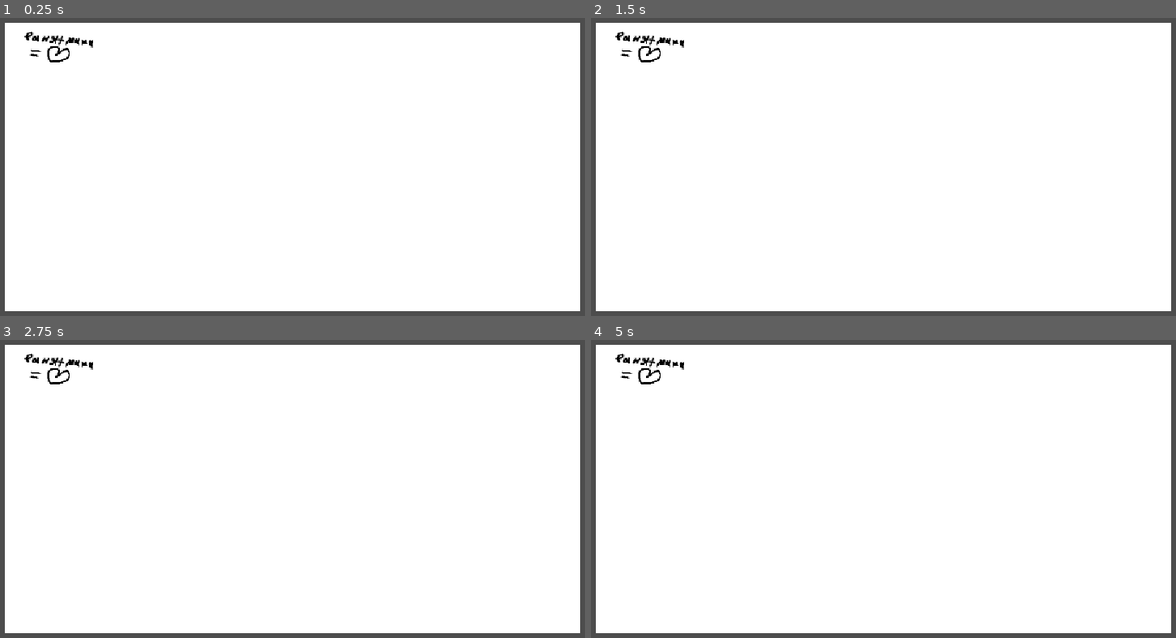
Above: before the commit, frames 1-4 (two rows, left to right).
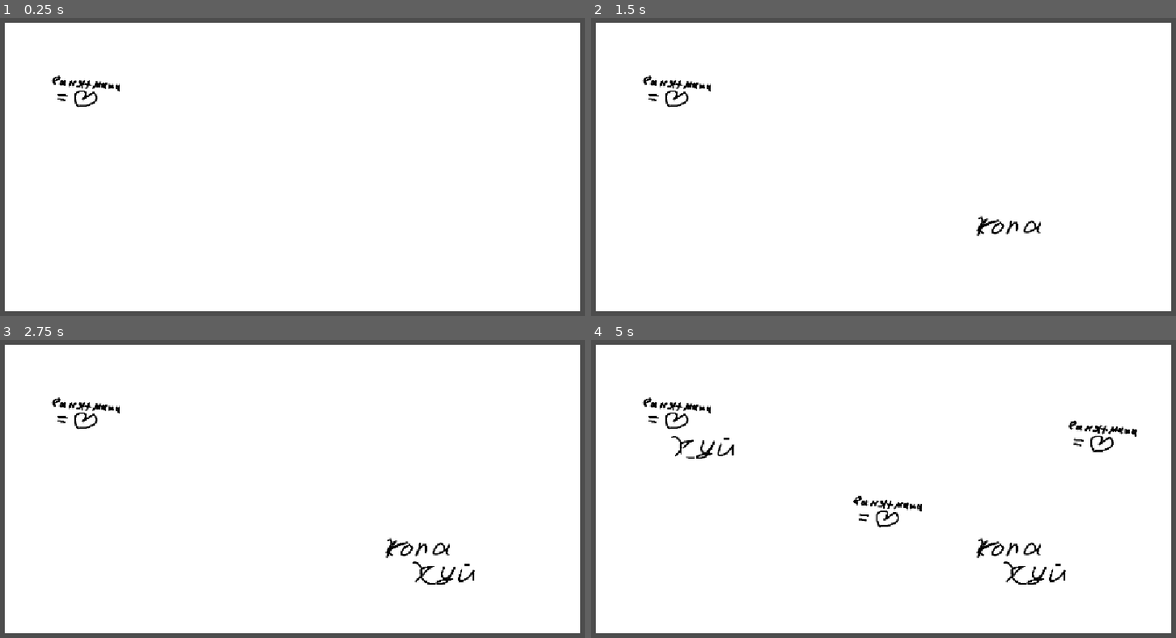
Above: after the commit, the same moments.

Repository: AmongRyzh/maxter-s-jam-2026
Game: Godot game, scene res://gameplay.tscn
Same seed, same stepped clock (60 frames per second), same inputs: the game is played once before the commit and once after it. The project has no main scene, so this scene is started directly. The engine's default icon, where the game draws it, is replaced by a stand-in: a white triangle on a blue panel in a dark square.
Inputs (mouse positions are in pixels of both pictures, inside the frame that each line leads up to):
- Up to frame 1 (0.25 s): no input
- Up to frame 2 (1.5 s): tap Enter at 0.5 s; move the mouse to (1023, 167) at 0.52 s; click (1023, 167) at 0.67 s; tap Space at 1.25 s; move the mouse to (748, 202) at 1.27 s; click (748, 202) at 1.42 s
- Up to frame 3 (2.75 s): move the mouse to (351, 426) at 2.02 s; click (351, 426) at 2.17 s
- Up to frame 4 (5 s): tap Enter at 2.75, 4.25 s; move the mouse to (848, 578) at 2.77 s; click (848, 578) at 2.92 s; tap Space at 3.5 s; move the mouse to (1076, 560) at 3.52 s; click (1076, 560) at 3.67 s; move the mouse to (684, 453) at 4.27 s; click (684, 453) at 4.42 s

The runs differ from the first frame. In frame 1, 0.6% of the frame differs, in the area x 4-21%, y 4-31%; in frame 2, 0.9%; in frame 3, 1.1%; in frame 4, 2.0%, in the area x 4-94%, y 4-83%.

Commit message:
стирание гадостей в тетрадке

Diff:
--- a/gameplay.tscn
+++ b/gameplay.tscn
@@ -16,3 +16,7 @@
 position = Vector2(583, 292)
 script = ExtResource("3_oe8ih")
 bad_texts_dir = "res://bad_texts"
+eraser_size = 7
+
+[node name="BadTextSpawnTimer" type="Timer" parent="." unique_id=1770689058]
+autostart = true
--- a/painter_image.gd
+++ b/painter_image.gd
@@ -3,6 +3,8 @@
 @export var img_size := Vector2i(1024, 512)
 
 @export_dir var bad_texts_dir : String
+
+@export var eraser_size := 5
 
 var bad_texts : Array[Image]
 
@@ -16,15 +18,41 @@
 
 	texture = ImageTexture.create_from_image(img)
 
+	$"../BadTextSpawnTimer".timeout.connect(_spawn_bad_text)
+
+	$"../BadTextSpawnTimer".timeout.emit()
+
+func _spawn_bad_text():
 	var bad_text = bad_texts.pick_random()
-
-	print(randf_range(0, img_size.x - bad_text.get_width()))
-	print(randf_range(0, img_size.y - bad_text.get_height()))
 
 	img.blend_rect(bad_text, Rect2i(Vector2.ZERO, bad_text.get_size()), Vector2(randf_range(0, img_size.x - bad_text.get_width()), randf_range(0, img_size.y - bad_text.get_height())))
 
 	texture.update(img)
 
+func _paint_tex(pos):
+	img.fill_rect(Rect2i(pos, Vector2i(1, 1)).grow(eraser_size), Color.WHITE)
+
+func _input(event: InputEvent):
+	if event is InputEventMouseButton:
+		if event.pressed and not event.is_echo() and event.button_index == MOUSE_BUTTON_LEFT:
+			var local_pos = to_local(event.position)
+			var local_image_pos = local_pos - offset + get_rect().size / 2.0
+
+			_paint_tex(local_image_pos)
+			texture.update(img)
+	elif event is InputEventMouseMotion:
+		if event.button_mask == MOUSE_BUTTON_LEFT:
+			var local_pos = to_local(event.position)
+			var local_image_pos = local_pos - offset + get_rect().size / 2.0
+
+			if event.relative.length_squared() > 0:
+				var num := ceili(event.relative.length())
+				var target_pos = local_image_pos - (event.relative)
+				for i in num:
+					local_image_pos = local_image_pos.move_toward(target_pos, 1.0)
+					_paint_tex(local_image_pos)
+
+			texture.update(img)
 
 func get_all_bad_texts(directory_path: String) -> Array[Image]:
 	var output : Array[Image]
Binary file added: bad_texts/bad_text_5.png
Not shown, added: bad_texts/bad_text_5.png.import
